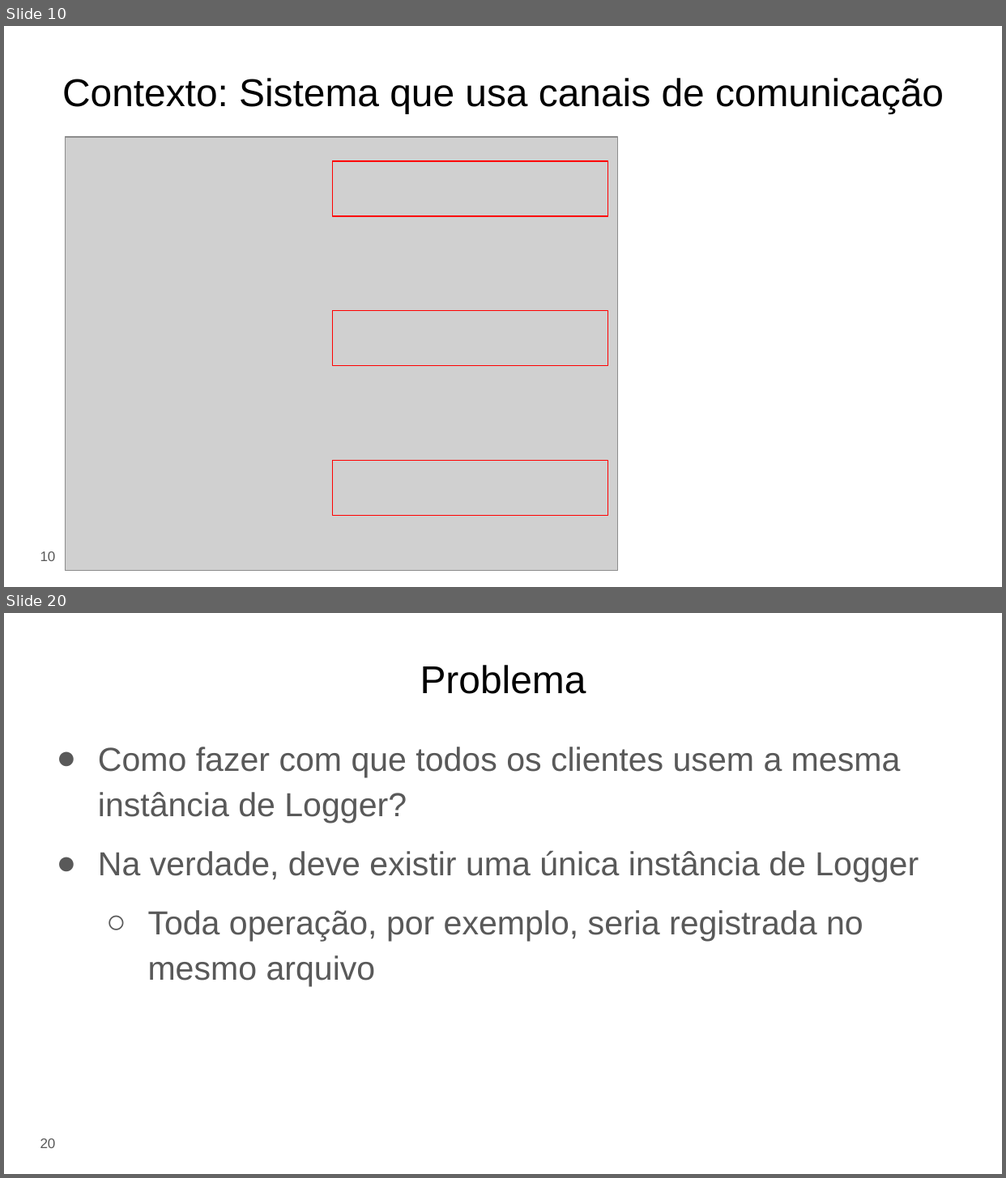
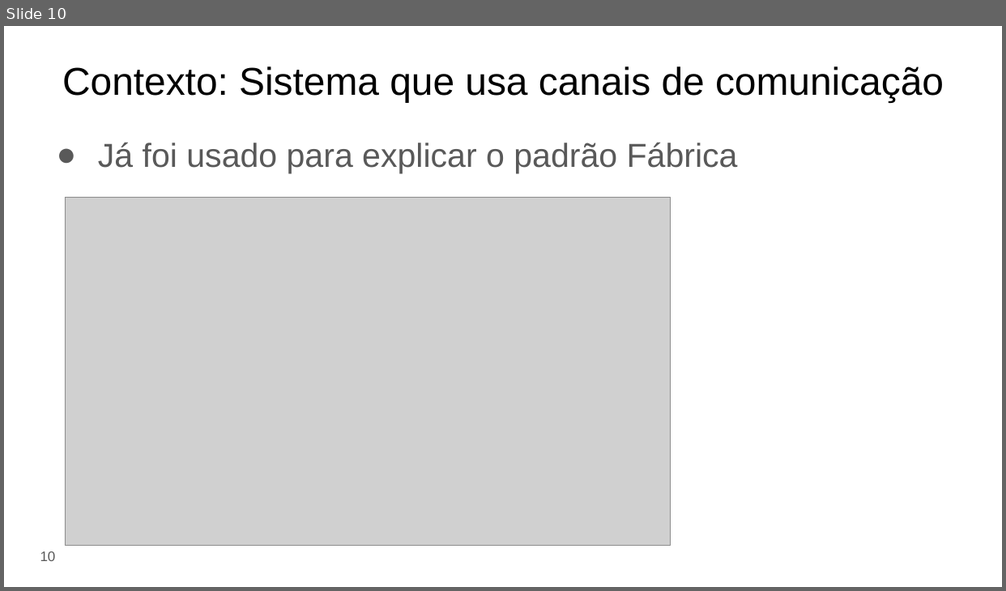
Before and after one commit to eduardocunha11/firstblog, a slide deck: aulas/gsi526/aula17-padroes-de-projeto.pptx. Shown one above the other, each under a label of ours: slides 10 and 20 before the commit, slide 10 after it; the slides between them are not shown. The pictures are 1006x1178 and 1006x591 pixels, drawn with LibreOffice and Linux fonts; fonts in the diff are those of the drawing; grey boxes stand for pictures. Boxes give left, top, right and bottom in pixels: in the first picture for what was removed or moved away, otherwise in the second. Text is boxed around its words. In the diff, an @@ line names an element or a change of style, - is before the commit and + after.

```diff
--- a/aulas/gsi526/aula17-padroes-de-projeto.pptx
+++ b/aulas/gsi526/aula17-padroes-de-projeto.pptx
@@ slide 20 removed at bbox=[4, 613, 1002, 1174], background #FFFFFF @@
@@ title removed at bbox=[420, 665, 586, 694] @@
-Problema
@@ text removed at bbox=[98, 747, 918, 987] @@
-● Como fazer com que todos os clientes usem a mesma instância de Logger?
-● Na verdade, deve existir uma única instância de Logger
-  ○ Toda operação, por exemplo, seria registrada no mesmo arquivo
@@ page number removed at bbox=[40, 1139, 56, 1148] @@
-20
@@ slide 10 changed as well @@
@@ title "Contexto: Sistema que usa canais ...": place and size @@
-title "Contexto: Sistema que usa canais ..." at bbox=[62, 78, 944, 113]
+title "Contexto: Sistema que usa canais ..." at bbox=[62, 66, 944, 102]
@@ text added at bbox=[98, 142, 738, 173], 24 pt, text #595959 @@
+● Já foi usado para explicar o padrão Fábrica
@@ rectangle removed at bbox=[332, 162, 607, 216] @@
@@ picture: place and size @@
-picture at bbox=[66, 137, 619, 571]
+picture at bbox=[66, 197, 671, 545]
@@ rectangle removed at bbox=[332, 311, 607, 366] @@
@@ rectangle removed at bbox=[332, 461, 607, 516] @@
```
Also in this commit, not shown: 4 other slides changed, 47 slides added, 36 other slides removed, 34 other files.
